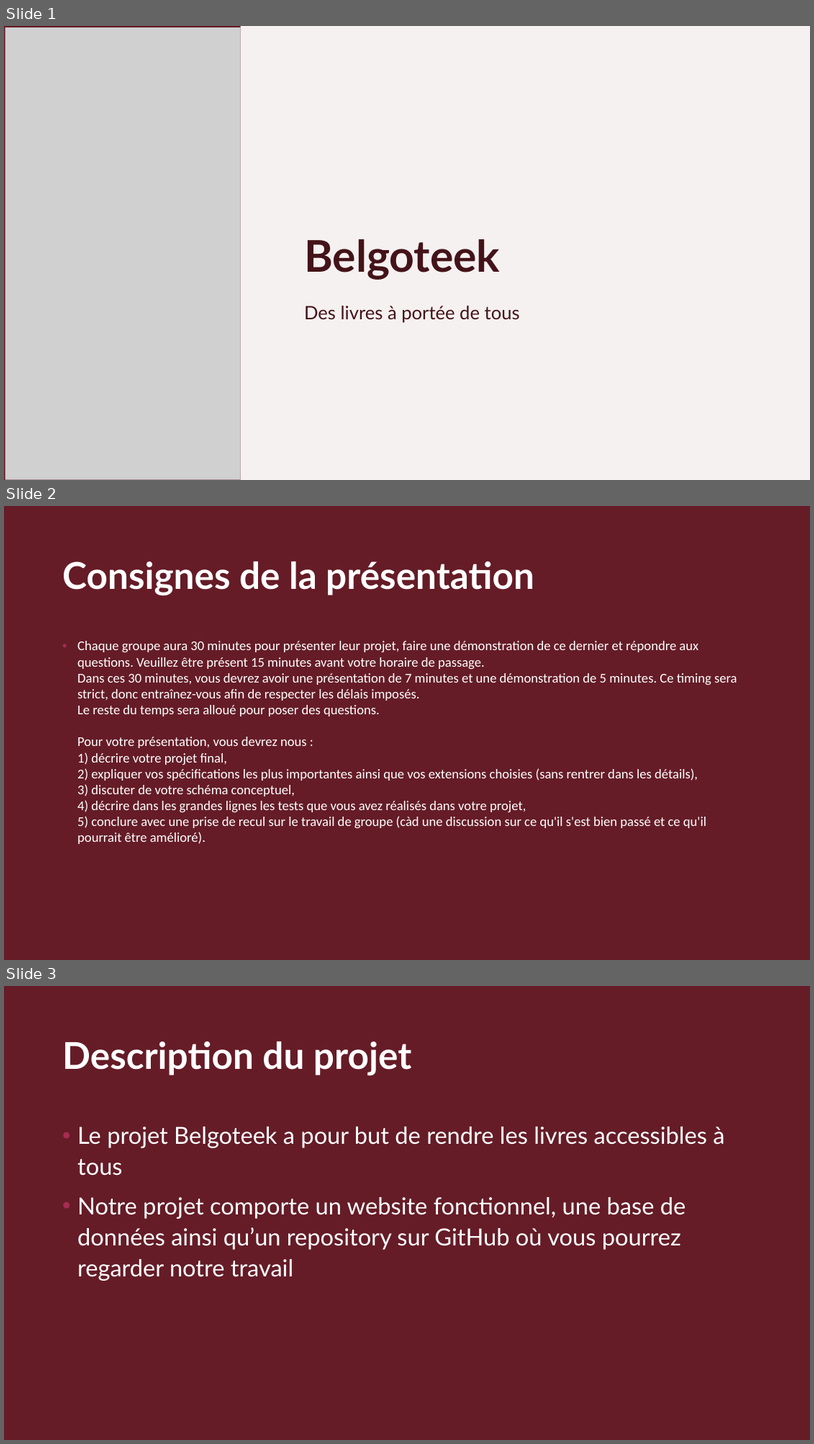
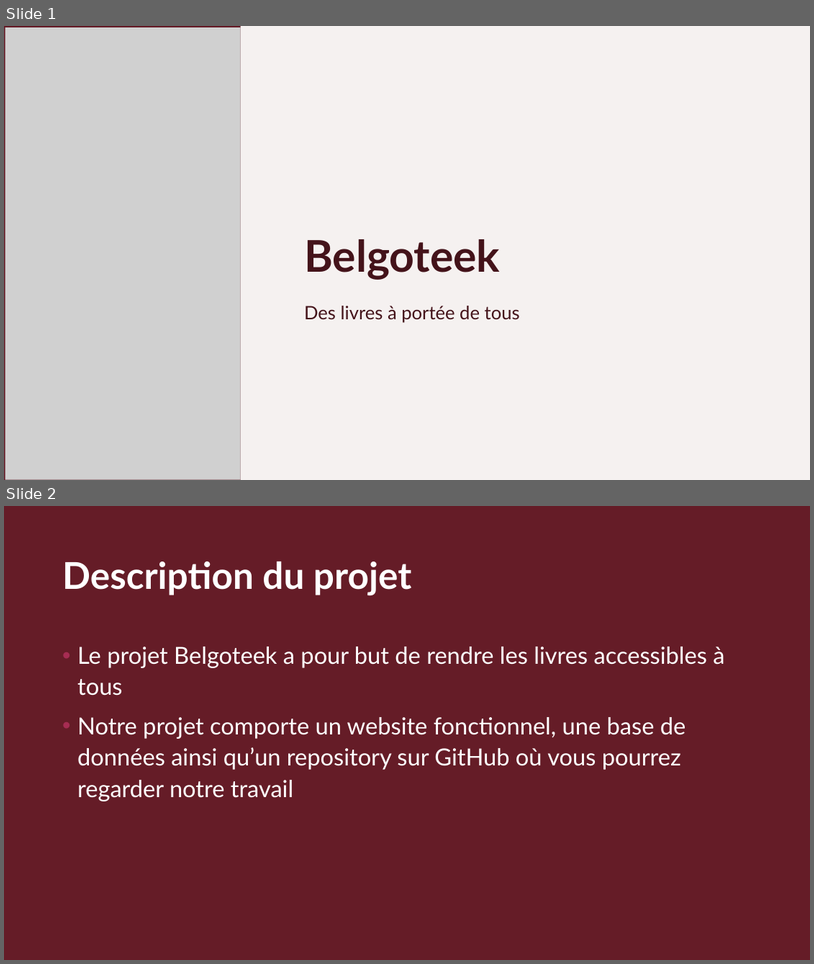
Before and after one commit to Looris2/LINFO1212-2023-8, a slide deck: Présentation APPSINF.pptx. Shown one above the other, each under a label of ours: slides 1, 2 and 3 before the commit, slides 1 and 2 after it. The pictures are 814x1444 and 814x964 pixels, drawn with LibreOffice and Linux fonts; fonts in the diff are those of the drawing; grey boxes stand for pictures; background and template pictures are left out. Boxes give left, top, right and bottom in pixels: in the first picture for what was removed or moved away, otherwise in the second. Text is boxed around its words. In the diff, an @@ line names an element or a change of style, - is before the commit and + after.

```diff
--- a/Présentation APPSINF.pptx
+++ b/Présentation APPSINF.pptx
@@ slide 2 removed at (4, 506, 810, 960), background #FFFFFF; not listed: 1 template element that a slide beside it also shows @@
@@ title removed at (62, 561, 535, 595) @@
-Consignes de la présentation
@@ text removed at (77, 641, 738, 844) @@
-• Chaque groupe aura 30 minutes pour présenter leur projet, faire une démonstration de ce dernier et répondre aux questions. Veuillez être présent 15 minutes avant votre horaire de passage.
-  Dans ces 30 minutes, vous devrez avoir une présentation de 7 minutes et une démonstration de 5 minutes. Ce timing sera strict, donc entraînez-vous afin de respecter les délais imposés.
-  Le reste du temps sera alloué pour poser des questions.
-  Pour votre présentation, vous devrez nous :
-  1) décrire votre projet final,
-  2) expliquer vos spécifications les plus importantes ainsi que vos extensions choisies (sans rentrer dans les détails),
-  3) discuter de votre schéma conceptuel,
-  4) décrire dans les grandes lignes les tests que vous avez réalisés dans votre projet,
-  5) conclure avec une prise de recul sur le travail de groupe (càd une discussion sur ce qu'il s'est bien passé et ce qu'il pourrait être amélioré).
@@ what was slide 3 is now slide 2 @@
```
Also in this commit, not shown: 1 slide added, 1 other slide removed, 1 other file.
